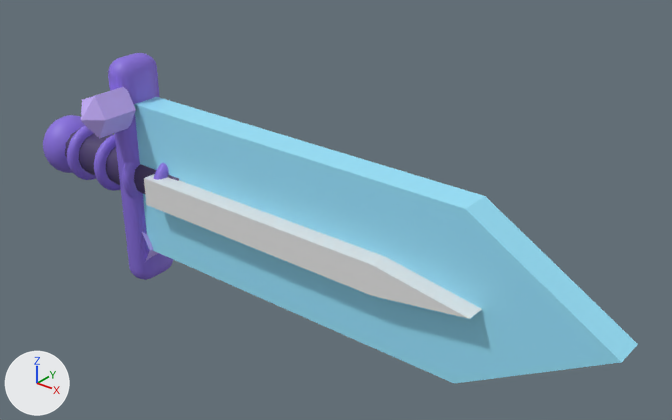
Two versions of the glTF model public/assets/models/wpn_crystalsword.glb, one commit apart.
One viewpoint serves both versions: a 50 mm lens placed at (1.456, -1.1, 0.745), pointed at (0.535, 0.052, 0.031). The axes (+X, +Y, +Z) are drawn at lower left. The lights are the same throughout. The first picture is the older version. Where no turn or scale is listed for an object, it has been applied to the vertices. Vertices at exactly the same position are counted once.
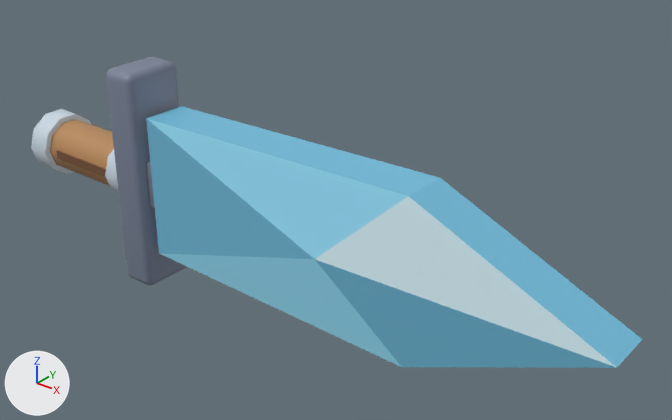
Patch to the scene script:
```diff
--- a/public/assets/models/wpn_crystalsword.glb.py
+++ b/public/assets/models/wpn_crystalsword.glb.py
@@ me_mesh_0 @@
 # used by ob_mesh_0; location = (-0.2, 0.062, -0.237)
-me_mesh_0.from_pydata(...)  # 452 vertices, 888 faces; spans x 0.0..1.3, y -0.125..0.0, z 0.0..0.475
+me_mesh_0.from_pydata(...)  # 404 vertices, 782 faces; spans x 0.0..1.3, y -0.133..0.0, z 0.0..0.45
+# me_mesh_0 part 1: a new loose piece, a box spanning x 0.075..0.275, y -0.1219..-0.1132, z 0.2162..0.2338, in mat_defaultmaterial
+# me_mesh_0 part 2: a new loose piece, a 10-sided cylinder along x spanning x 0.03..0.32, y -0.121..-0.011, z 0.173..0.277, in mat_defaultmaterial
+# me_mesh_0 part 3: a new loose piece, a 10-sided cylinder along x spanning x 0.0..0.05, y -0.133..0.0, z 0.162..0.288, in mat_defaultmaterial
+# me_mesh_0 part 4: a new loose piece, a 10-sided cylinder along x spanning x 0.24..0.275, y -0.129..-0.004, z 0.166..0.284, in mat_defaultmaterial
+# me_mesh_0 part 5: the loose piece of 152 vertices spanning x 0.25..0.31, y -0.113..-0.013, z 0.0..0.475 is rebuilt with 152 vertices and now spans x 0.267..0.342, y -0.129..-0.004, z 0.0..0.45
+# me_mesh_0 part 6: the loose piece of 10 vertices spanning x 0.3..1.3, y -0.091..-0.034, z 0.083..0.392 is rebuilt with 12 vertices and now spans x 0.36..1.3, y -0.133..0.0, z 0.07..0.38
+# me_mesh_0 part 7: a new loose piece of 152 vertices spanning x 0.32..0.64, y -0.108..-0.024, z 0.169..0.281, in mat_defaultmaterial
+# me_mesh_0 part 8: the loose piece of 266 vertices spanning x 0.0..0.1, y -0.125..0.0, z 0.175..0.3 is deleted
+# me_mesh_0 part 9
+# 24 vertices are removed from x 0.08..0.42, y -0.106..-0.019, z 0.194..0.281
+# 44 faces are deleted
+# other edits to the shape of me_mesh_0 do not show in these pictures
 me_mesh_0.materials.append(mat_defaultmaterial)
@@ ob_mesh_0 @@
 ob_mesh_0 = bpy.data.objects.new('Mesh_0', me_mesh_0)
-ob_mesh_0.location = (-0.2, 0.062, -0.237)
+ob_mesh_0.location = (-0.2, 0.066, -0.225)
@@ ob_mesh_2 @@
-ob_mesh_2 = bpy.data.objects.new('Mesh_2', me_mesh_2)
-ob_mesh_2.location = (-0.2, 0.062, -0.237)
@@ ob_mesh_1 @@
-ob_mesh_1 = bpy.data.objects.new('Mesh_1', me_mesh_1)
-ob_mesh_1.parent = ob_crystal
-ob_mesh_1.location = (-0.2, 0.0625, -0.237)
-ob_mesh_1.scale = (0.0000794, 0.0000794, 0.0000794)
@@ ob_mesh_1_001 @@
-ob_mesh_1_001 = bpy.data.objects.new('Mesh_1.001', me_mesh_1)
-ob_mesh_1_001.parent = ob_crystal_001
-ob_mesh_1_001.location = (-0.2, 0.0625, -0.237)
-ob_mesh_1_001.scale = (0.0000794, 0.0000794, 0.0000794)
@@ ob_mesh_3 @@
-ob_mesh_3 = bpy.data.objects.new('Mesh_3', me_mesh_3)
-ob_mesh_3.parent = ob_torus
-ob_mesh_3.location = (-0.2, 0.0625, -0.237)
-ob_mesh_3.scale = (0.0000794, 0.0000794, 0.0000794)
@@ ob_mesh_3_001 @@
-ob_mesh_3_001 = bpy.data.objects.new('Mesh_3.001', me_mesh_3)
-ob_mesh_3_001.parent = ob_torus_001
-ob_mesh_3_001.location = (-0.2, 0.0625, -0.237)
-ob_mesh_3_001.scale = (0.0000794, 0.0000794, 0.0000794)
@@ ob_mesh_3_002 @@
-ob_mesh_3_002 = bpy.data.objects.new('Mesh_3.002', me_mesh_3)
-ob_mesh_3_002.parent = ob_torus_002
-ob_mesh_3_002.location = (-0.2, 0.0625, -0.237)
-ob_mesh_3_002.scale = (0.0000794, 0.0000794, 0.0000794)
@@ ob_mesh_3_003 @@
-ob_mesh_3_003 = bpy.data.objects.new('Mesh_3.003', me_mesh_3)
-ob_mesh_3_003.parent = ob_torus_003
-ob_mesh_3_003.location = (-0.2, 0.0625, -0.237)
-ob_mesh_3_003.scale = (0.0000794, 0.0000794, 0.0000794)
```

Boxes [x1, y1, x2, y2] around the edits, measured in the pictures (672 x 420 px):
'Mesh_0', reshaped, moved: before [43, 53, 638, 383]; after [31, 57, 642, 368]
'Mesh_2', deleted: before [144, 174, 482, 319]
'Mesh_1.001', deleted (purple): before [81, 87, 136, 138]
'Mesh_3', deleted (blue): before [67, 126, 113, 180]
'Mesh_3.001', deleted (blue): before [94, 134, 121, 191]
'Mesh_3.002', deleted (blue): before [122, 162, 138, 198]
'Mesh_3.003', deleted (mostly hidden): before [154, 163, 169, 180]
'Mesh_1', deleted (mostly hidden): before [142, 232, 158, 262]
part 1 of me_mesh_0, added (brown): after [56, 150, 106, 178]
part 2 of me_mesh_0, added (brown): after [50, 119, 114, 185]
part 3 of me_mesh_0, added: after [31, 109, 91, 174]
part 4 of me_mesh_0, added: after [105, 149, 119, 193]
part 5 of me_mesh_0, rebuilt (24% wider): before [108, 53, 173, 280]; after [106, 57, 187, 285]
part 6 of me_mesh_0, rebuilt (8% shorter): before [134, 97, 638, 383]; after [146, 106, 642, 368]
part 7 of me_mesh_0, added: after [146, 157, 155, 210]
part 8 of me_mesh_0, deleted (blue): before [43, 115, 85, 173]
part 9 of me_mesh_0, deleted (purple): before [65, 129, 179, 194]
